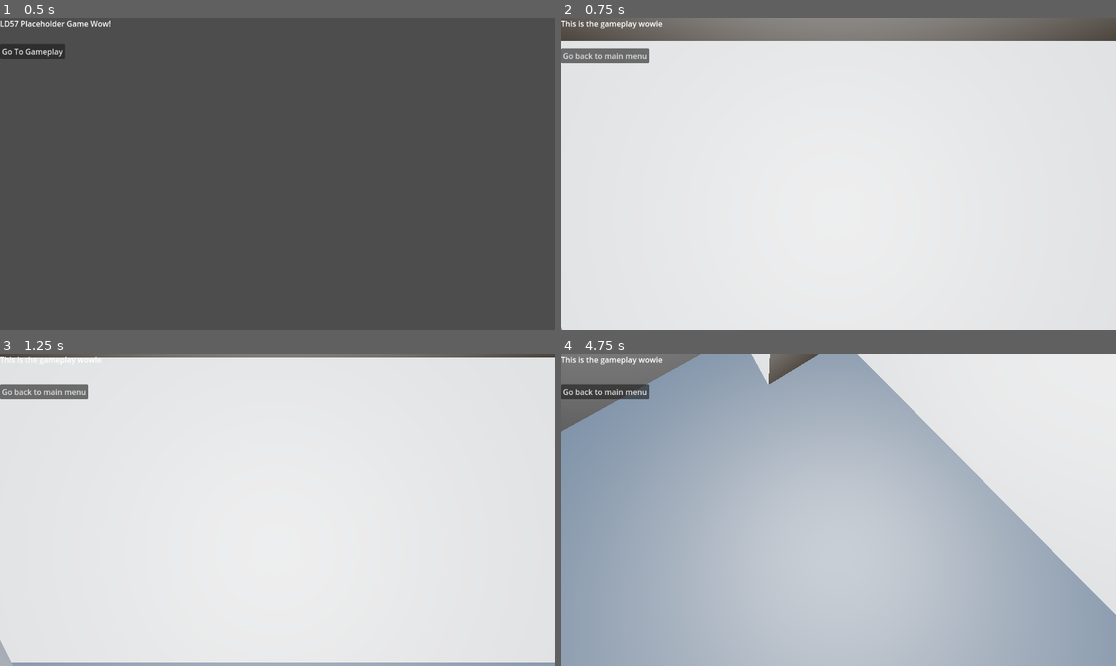
Above: before the commit, frames 1-4 (two rows, left to right).
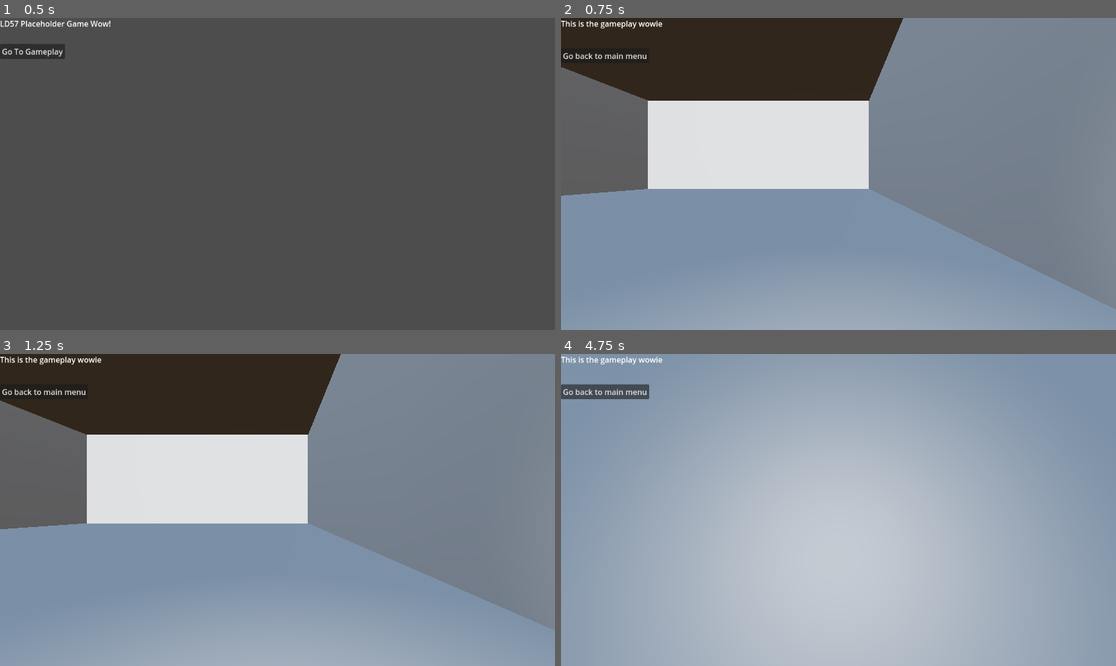
Above: after the commit, the same moments.

Repository: AnsonRutherford/LD57
Game: Godot game, scene res://Scenes/start.tscn
Two runs of this game, one before a commit and one after it. Both use one fixed random seed, a clock stepped at 60 frames per second and the inputs below.
Inputs (mouse positions are in pixels of both pictures, inside the frame that each line leads up to):
- Up to frame 1 (0.5 s): no input
- Up to frame 2 (0.75 s): click "Go To Gameplay" at 0.5 s
- Up to frame 3 (1.25 s): no input
- Up to frame 4 (4.75 s): click "Go back to main menu" at 1.25 s; click "Go To Gameplay" at 2 s; tap Enter at 2.75 s; move the mouse to (866, 510) at 2.77 s; hold Up (ui_up) from 2.78 s (still down); click (866, 510) at 2.85 s; tap Space (jump) at 3.02, 3.77, 4.25 s; right-click (866, 510) at 3.05 s; move the mouse to (810, 510) at 3.52 s; right-click (810, 510) at 3.6 s; click (810, 510) at 3.8 s; move the mouse to (849, 503) at 4.27 s; click (849, 503) at 4.35 s; right-click (849, 503) at 4.55 s

Frame 1 is identical in both runs. In frame 2, 88% of the frame differs, in the area x 0-100%, y 0-100%; in frame 3, 87%; in frame 4, 23%.

Commit message:
mirror pillar added

Diff:
--- /dev/null
+++ b/Scenes/Interactables/Mirror Pillar.tscn
@@ -0,0 +1,33 @@
+[gd_scene load_steps=6 format=3 uid="uid://cxwdrbb3xtufd"]
+
+[ext_resource type="Script" uid="uid://bs8vcmdv5pulq" path="res://Scripts/mirror_pillar.gd" id="1_w8duk"]
+
+[sub_resource type="CylinderMesh" id="CylinderMesh_vnwk2"]
+
+[sub_resource type="PrismMesh" id="PrismMesh_sw02j"]
+
+[sub_resource type="CylinderShape3D" id="CylinderShape3D_w8duk"]
+
+[sub_resource type="CylinderShape3D" id="CylinderShape3D_6o5a1"]
+height = 3.0
+
+[node name="Mirror Pillar" type="MeshInstance3D"]
+mesh = SubResource("CylinderMesh_vnwk2")
+script = ExtResource("1_w8duk")
+rotations = Array[Vector3]([Vector3(90, 0, 0), Vector3(90, 90, 0), Vector3(90, 180, 0), Vector3(90, 270, 0)])
+
+[node name="Mirror" type="MeshInstance3D" parent="."]
+transform = Transform3D(1, 0, 0, 0, -4.37114e-08, -1, 0, 1, -4.37114e-08, 0, 1.5, 0)
+mesh = SubResource("PrismMesh_sw02j")
+
+[node name="StaticBody3D" type="StaticBody3D" parent="."]
+
+[node name="CollisionShape3D" type="CollisionShape3D" parent="StaticBody3D"]
+shape = SubResource("CylinderShape3D_w8duk")
+
+[node name="Interact Collision" type="StaticBody3D" parent="."]
+transform = Transform3D(1, 0, 0, 0, 1, 0, 0, 0, 1, 0, -0.5, 0)
+collision_layer = 2
+
+[node name="CollisionShape3D" type="CollisionShape3D" parent="Interact Collision"]
+shape = SubResource("CylinderShape3D_6o5a1")
--- a/Scenes/Interactables/Mirror.tscn
+++ /dev/null
@@ -1,20 +0,0 @@
-[gd_scene load_steps=4 format=3 uid="uid://cxwdrbb3xtufd"]
-
-[ext_resource type="Script" uid="uid://c08b6jam7ojat" path="res://Scripts/rotate_interact.gd" id="1_mkale"]
-
-[sub_resource type="PrismMesh" id="PrismMesh_w6v50"]
-
-[sub_resource type="ConcavePolygonShape3D" id="ConcavePolygonShape3D_mkale"]
-data = PackedVector3Array(0, 0.5, 0.5, 0.5, -0.5, 0.5, -0.5, -0.5, 0.5, 0, 0.5, -0.5, -0.5, -0.5, -0.5, 0.5, -0.5, -0.5, 0, 0.5, 0.5, 0, 0.5, -0.5, 0.5, -0.5, 0.5, 0, 0.5, -0.5, 0.5, -0.5, -0.5, 0.5, -0.5, 0.5, 0, 0.5, -0.5, 0, 0.5, 0.5, -0.5, -0.5, -0.5, 0, 0.5, 0.5, -0.5, -0.5, 0.5, -0.5, -0.5, -0.5, -0.5, -0.5, 0.5, 0.5, -0.5, 0.5, -0.5, -0.5, -0.5, 0.5, -0.5, 0.5, 0.5, -0.5, -0.5, -0.5, -0.5, -0.5)
-
-[node name="MeshInstance3D" type="MeshInstance3D"]
-mesh = SubResource("PrismMesh_w6v50")
-script = ExtResource("1_mkale")
-rotations = Array[Vector3]([Vector3(1, 0, 0), Vector3(0, 0, 1)])
-
-[node name="StaticBody3D" type="StaticBody3D" parent="."]
-collision_layer = 2
-collision_mask = 0
-
-[node name="CollisionShape3D" type="CollisionShape3D" parent="StaticBody3D"]
-shape = SubResource("ConcavePolygonShape3D_mkale")
--- a/Scenes/gameplay.tscn
+++ b/Scenes/gameplay.tscn
@@ -1,9 +1,8 @@
-[gd_scene load_steps=8 format=3 uid="uid://iblvj5it46o8"]
+[gd_scene load_steps=7 format=3 uid="uid://iblvj5it46o8"]
 
 [ext_resource type="Script" uid="uid://dwbt24gp2w1xt" path="res://Scripts/gameplay.gd" id="1_hf1ha"]
-[ext_resource type="PackedScene" uid="uid://c2tahpgw12xer" path="res://Scenes/puzzle_room.tscn" id="3_kwrm5"]
+[ext_resource type="PackedScene" uid="uid://c2fbb4atf5n6p" path="res://Scenes/puzzle_room.tscn" id="3_kwrm5"]
 [ext_resource type="PackedScene" uid="uid://p6topo8tswhw" path="res://Player.tscn" id="3_m34ki"]
-[ext_resource type="PackedScene" uid="uid://cxwdrbb3xtufd" path="res://Scenes/Interactables/Mirror.tscn" id="5_r8bcl"]
 
 [sub_resource type="ProceduralSkyMaterial" id="ProceduralSkyMaterial_wbxth"]
 sky_horizon_color = Color(0.662243, 0.671743, 0.686743, 1)
@@ -47,6 +46,3 @@
 
 [node name="PuzzleRoom" parent="." instance=ExtResource("3_kwrm5")]
 transform = Transform3D(1, 0, 0, 0, 1, 0, 0, 0, 1, 3.95617, -2.22497, -2.5034)
-
-[node name="Mirror" parent="." instance=ExtResource("5_r8bcl")]
-transform = Transform3D(1, 0, 0, 0, 1, 0, 0, 0, 1, -2.64091, -1.05055, -1.16543)
--- a/Scenes/puzzle_room.tscn
+++ b/Scenes/puzzle_room.tscn
@@ -1,8 +1,6 @@
-[gd_scene load_steps=3 format=3 uid="uid://c2tahpgw12xer"]
+[gd_scene load_steps=2 format=3 uid="uid://c2fbb4atf5n6p"]
 
-[ext_resource type="Script" uid="uid://c08b6jam7ojat" path="res://Scripts/rotate_interact.gd" id="1_gka4x"]
-
-[sub_resource type="PrismMesh" id="PrismMesh_7ov3g"]
+[ext_resource type="PackedScene" uid="uid://cxwdrbb3xtufd" path="res://Scenes/Interactables/Mirror Pillar.tscn" id="1_gka4x"]
 
 [node name="PuzzleRoom" type="Node3D"]
 
@@ -11,28 +9,26 @@
 use_collision = true
 
 [node name="CSGBox3D" type="CSGBox3D" parent="CSGCombiner3D"]
-transform = Transform3D(1, 0, 0, 0, 1, 0, 0, 0, 1, -4, 2, 3.5)
+transform = Transform3D(1, 0, 0, 0, 1, 0, 0, 0, 1, -13, 5.5, -7)
 calculate_tangents = false
 flip_faces = true
-size = Vector3(9, 5, 8)
+size = Vector3(27, 12, 29)
 
 [node name="CSGBox3D2" type="CSGBox3D" parent="CSGCombiner3D"]
-transform = Transform3D(1, 0, 0, 0, 1, 0, 0, 0, 1, -4, 2, 3.5)
+transform = Transform3D(1, 0, 0, 0, 1, 0, 0, 0, 1, -13, 5.5, -7)
 operation = 2
-size = Vector3(7, 3, 6)
+size = Vector3(25, 10, 27)
 
 [node name="CSGBox3D3" type="CSGBox3D" parent="CSGCombiner3D"]
-transform = Transform3D(1, 0, 0, 0, 1, 0, 0, 0, 1, -0.5, 2, 6)
+transform = Transform3D(1, 0, 0, 0, 1, 0, 0, 0, 1, -0.5, 3.5, 5)
 operation = 2
-size = Vector3(14, 3, 1)
-
-[node name="Mirror" type="MeshInstance3D" parent="."]
-transform = Transform3D(1, 0, 0, 0, 1, 0, 0, 0, 1, -1.08228, 0.503505, 1.14518)
-mesh = SubResource("PrismMesh_7ov3g")
-script = ExtResource("1_gka4x")
-rotations = Array[Vector3]([Vector3(1, 0, 0), Vector3(0, 0, 1)])
+size = Vector3(14, 6, 3)
 
 [node name="Camera3D" type="Camera3D" parent="."]
 transform = Transform3D(0.613955, 0, 0.789341, 0, 1, 0, -0.789341, 0, 0.613955, -1.02579, 1.28644, 2.70753)
 
 [node name="DirectionalLight3D" type="DirectionalLight3D" parent="."]
+
+[node name="Mirror Pillar" parent="." instance=ExtResource("1_gka4x")]
+transform = Transform3D(1, 0, 0, 0, 1, 0, 0, 0, 1, -9, 1.48696, 0)
+has_mirror = true
--- /dev/null
+++ b/Scripts/light_puzzle.gd
@@ -0,0 +1 @@
+extends Node
--- /dev/null
+++ b/Scripts/mirror_pillar.gd
@@ -0,0 +1,41 @@
+class_name MirrorPillar
+extends Node
+
+@export var has_mirror := false
+
+@onready var mirror := $Mirror
+@onready var interact_collision := $"Interact Collision"
+
+const rotation_duration := 0.1
+
+var rotate_state: int = 0
+@export var rotations: Array[Vector3]
+
+func _ready() -> void:
+	add_to_group("Interactable")
+	if has_mirror:
+		gain_mirror()
+	else:
+		lose_mirror()
+
+func lose_mirror():
+	has_mirror = false
+	mirror.visible = false
+	interact_collision.position = Vector3.DOWN / 2
+
+func gain_mirror():
+	has_mirror = true
+	mirror.visible = true
+	interact_collision.position = Vector3.UP / 2
+
+func interact() -> void:
+	rotate_state = (rotate_state + 1) % len(rotations)
+	create_tween().tween_property(mirror, "rotation", rotations[rotate_state], rotation_duration)
+
+func pickup(player: Player) -> void:
+	if !has_mirror and player.held_item == Player.HELD_ITEM.MIRROR:
+		gain_mirror()
+		player.lose_held_item()
+	elif has_mirror and player.held_item == Player.HELD_ITEM.NONE:
+		lose_mirror()
+		player.handle_hold_item(Player.HELD_ITEM.MIRROR)
--- a/Scripts/rotate_interact.gd
+++ /dev/null
@@ -1,18 +0,0 @@
-extends MeshInstance3D
-
-const rotation_duration := 0.1
-
-var rotate_state: int = 0
-@export var rotations: Array[Vector3]
-
-func interact() -> void:
-	rotate_state = (rotate_state + 1) % len(rotations)
-	var look_vector := rotations[rotate_state].normalized()
-	create_tween().tween_property(self, "rotation", look_vector, rotation_duration)
-
-func _ready() -> void:
-	add_to_group("Interactable")
-
-func _process(_delta: float) -> void:
-	if Input.is_action_just_pressed("ui_up"):
-		interact()
Not shown, added: Scripts/light_puzzle.gd.uid
Not shown, added: Scripts/mirror_pillar.gd.uid
Not shown, removed: Scripts/rotate_interact.gd.uid
